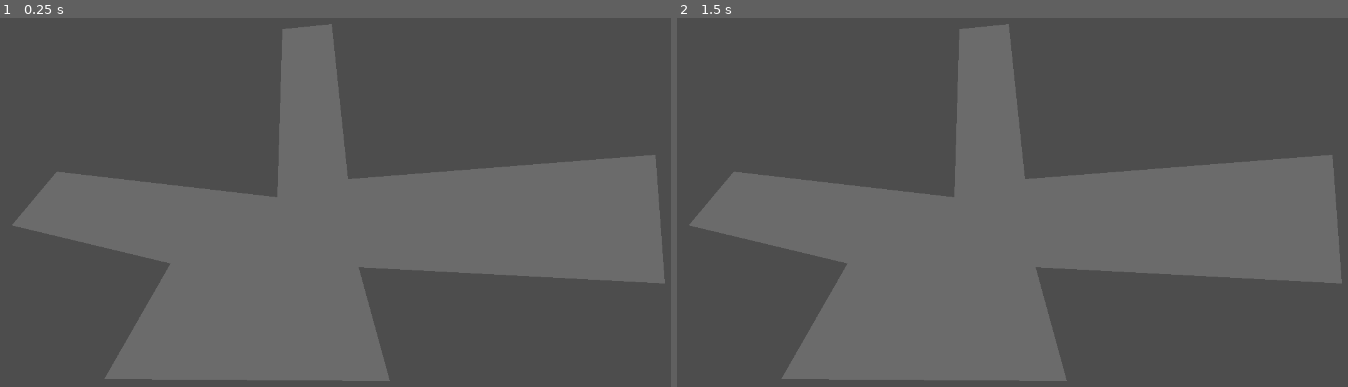
Above: before the commit, frames 1-2 (left to right).
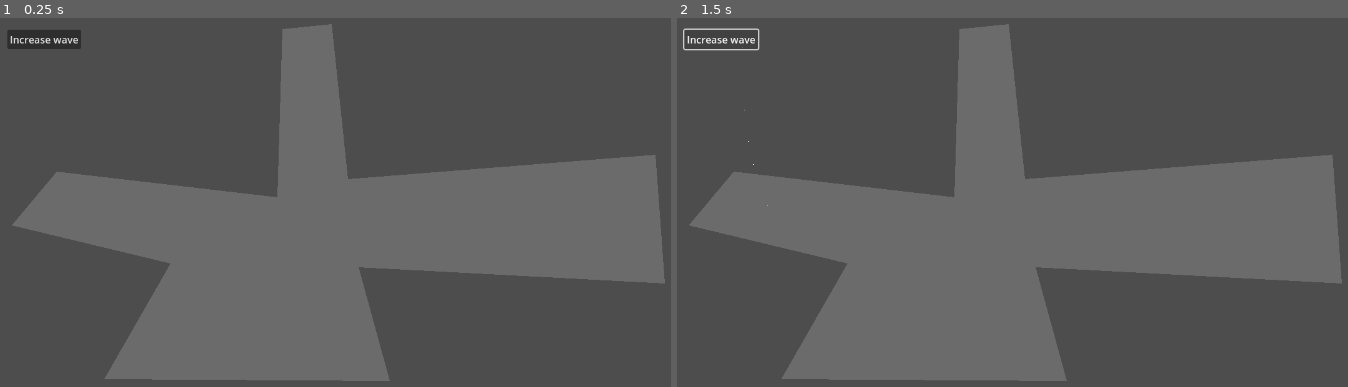
Above: after the commit, the same moments.

Repository: WinnerWind/omov-game
Game: Godot game, scene res://scenes/main.tscn
Same seed, same stepped clock (60 frames per second), same inputs: the game is played once before the commit and once after it.
Inputs (mouse positions are in pixels of both pictures, inside the frame that each line leads up to):
- Up to frame 1 (0.25 s): no input
- Up to frame 2 (1.5 s): click (723, 40) at 0.5 s, where only the run after the commit has a clickable "Increase wave"; click (723, 40) at 1.25 s, where only the run after the commit has a clickable "Increase wave"

The runs differ from the first frame. In frame 1, 0.5% of the frame differs, in the area x 1-13%, y 3-9%; in frame 2, 0.3%.

Commit message:
Add button to increase the wave number

Diff:
--- a/scenes/main.tscn
+++ b/scenes/main.tscn
@@ -31,3 +31,12 @@
 curves = Array[Curve2D]([SubResource("Curve2D_jyhfs")])
 car_packed = ExtResource("4_tbgi4")
 metadata/_custom_type_script = "uid://cqp60ymv8d6c2"
+
+[node name="Button" type="Button" parent="."]
+offset_left = 55.0
+offset_top = 54.0
+offset_right = 173.0
+offset_bottom = 85.0
+text = "Increase wave"
+
+[connection signal="pressed" from="Button" to="." method="wave_increase"]
